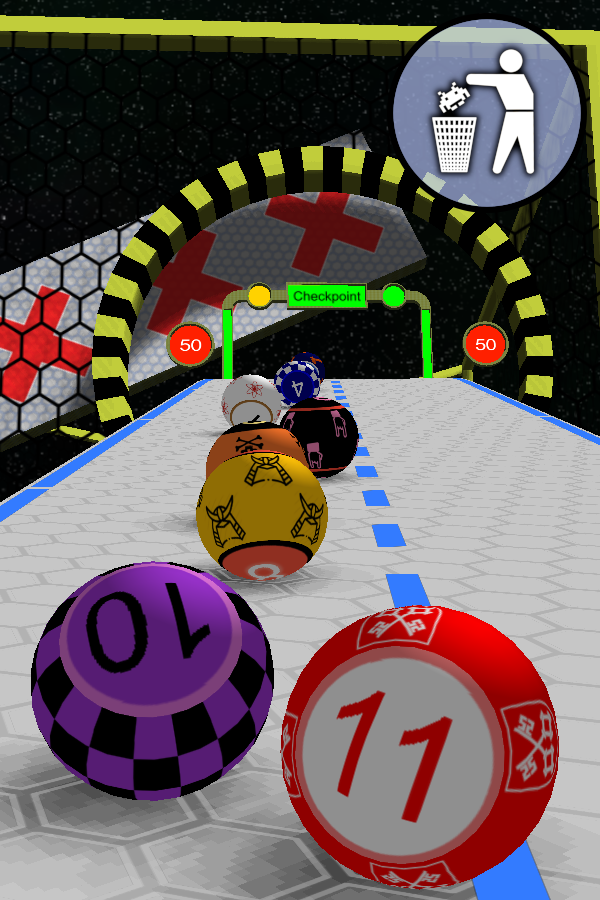
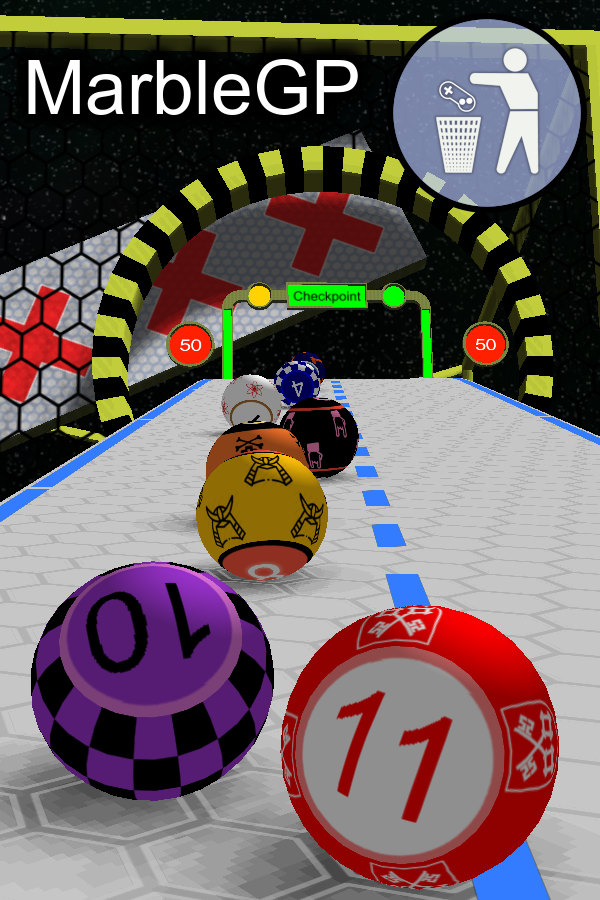
Before/after of a 600 × 900 layered artwork. What changed in the layer stack:
added layer "MarbleGP" above "MarbleGP #1" over <box>28,59,358,115</box>
added layer "MarbleGP #1" above "Eingefügte Ebene #2" over <box>9,36,375,134</box>
renamed "Eingefügte Ebene #1" to "Eingefügte Ebene #2", painted on it over <box>423,39,543,183</box>
